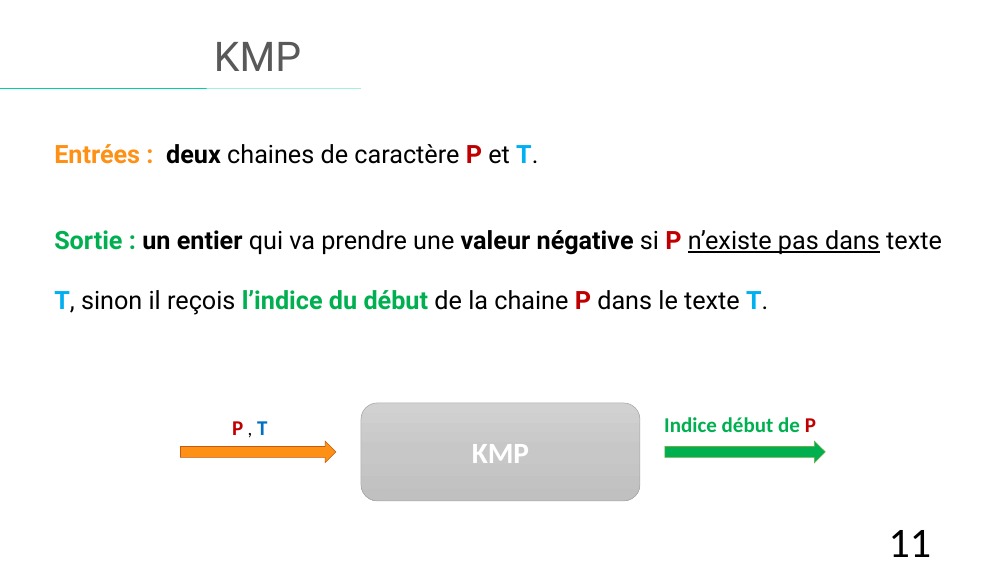
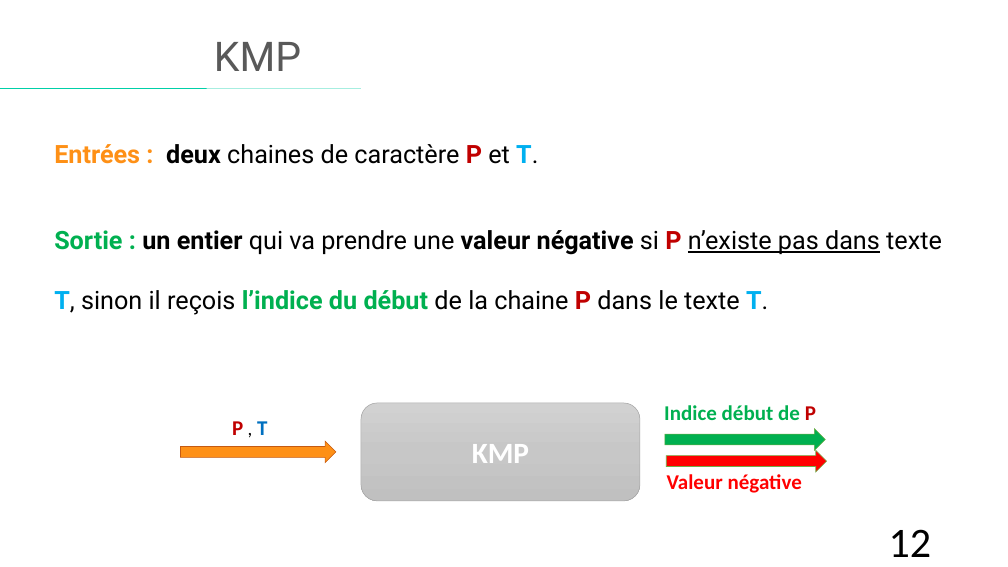
Before and after one commit to HouariZegai/academic-projects, a slide deck: slide 12 of CA/Project/Presentation-Projet-KMP.pptx (slide 11 before the commit). Drawn at 1008x567 pixels with LibreOffice and Linux fonts; fonts in the diff are those of the drawing. Boxes give left, top, right and bottom in pixels: in the first picture for what was removed or moved away, otherwise in the second. Text is boxed around its words. In the diff, an @@ line names an element or a change of style, - is before the commit and + after.

```diff
--- a/CA/Project/Presentation-Projet-KMP.pptx
+++ b/CA/Project/Presentation-Projet-KMP.pptx
@@ text "Indice début de P": place and size @@
-text "Indice début de P" at (664,417,816,432)
+text "Indice début de P" at (664,405,816,420)
@@ right arrow: place and size @@
-right arrow at (665,441,826,463)
+right arrow at (665,429,826,451)
@@ right arrow added at (666,451,827,473), fill #FF0000, outline #70AD47 0.5 pt @@
@@ text added at (667,474,802,493), 20 pt, text #FF0000, bold @@
+Valeur négative
@@ page number at (889,529,932,557): text changed @@
-11
+12
```
Also in this commit, not shown: 7 other slides changed, 1 slide added, 6 other files.
